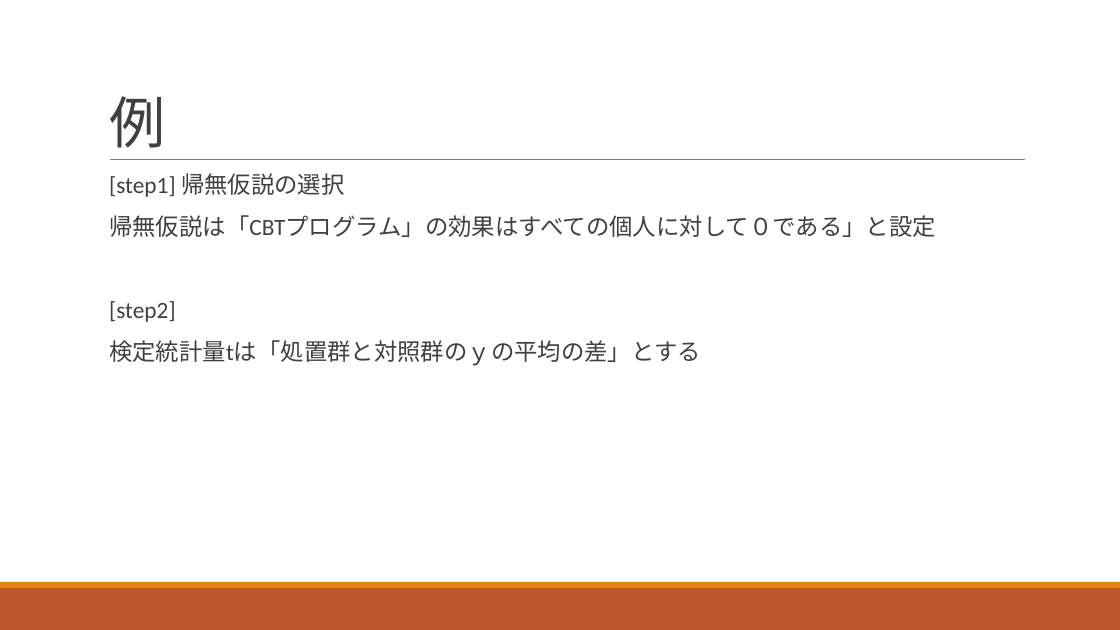
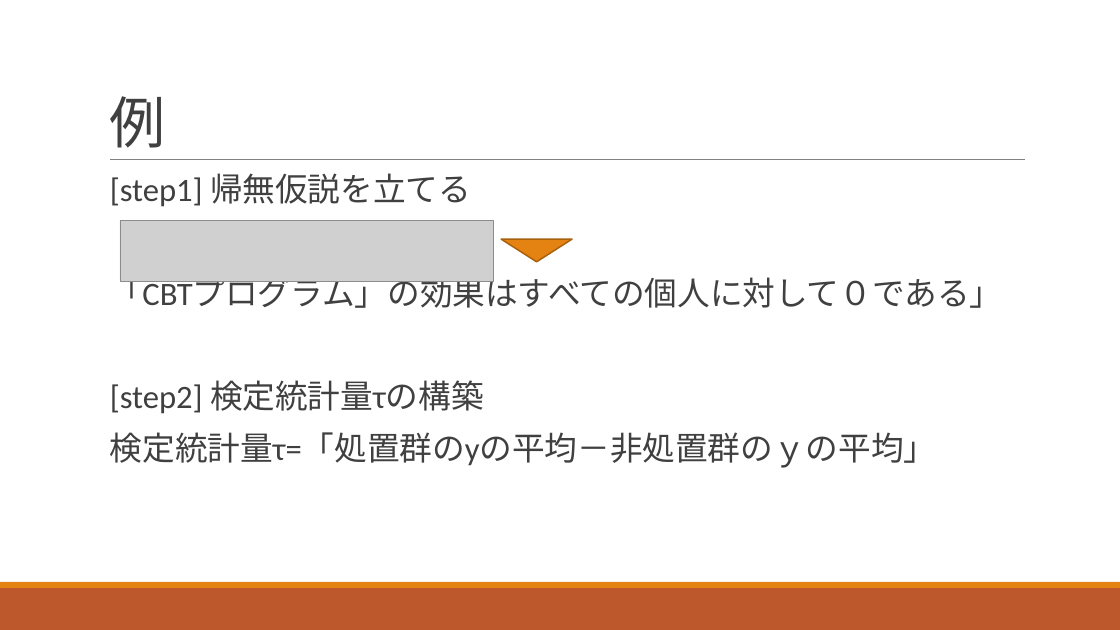
Before and after one commit to ritsuecon/owanseminar, a slide deck: slide 73 of 03-pocm/01-pocm_slides.pptx (slide 75 before the commit). Drawn at 1120x630 pixels with LibreOffice and Linux fonts; fonts in the diff are those of the drawing; grey boxes stand for pictures. Boxes give left, top, right and bottom in pixels: in the first picture for what was removed or moved away, otherwise in the second. Text is boxed around its words. In the diff, an @@ line names an element or a change of style, - is before the commit and + after.

```diff
--- a/03-pocm/01-pocm_slides.pptx
+++ b/03-pocm/01-pocm_slides.pptx
@@ text at [110, 173, 1003, 468]: text changed; size 20 to 28 pt @@
-  [step1] 帰無仮説の選択
-  帰無仮説は「CBTプログラム」の効果はすべての個人に対して０である」と設定
-  [step2]
-  検定統計量tは「処置群と対照群のｙの平均の差」とする
+  [step1] 帰無仮説を立てる
+  「CBTプログラム」の効果はすべての個人に対して０である」
+  [step2] 検定統計量τの構築
+  検定統計量τ=「処置群のyの平均－非処置群のｙの平均」
@@ picture added at [120, 221, 494, 281] @@
@@ triangle added at [502, 239, 572, 262], fill #E48312, outline #A9610D 1.25 pt @@
```
Also in this commit, not shown: 12 other slides changed, 15 slides added, 11 slides removed.
